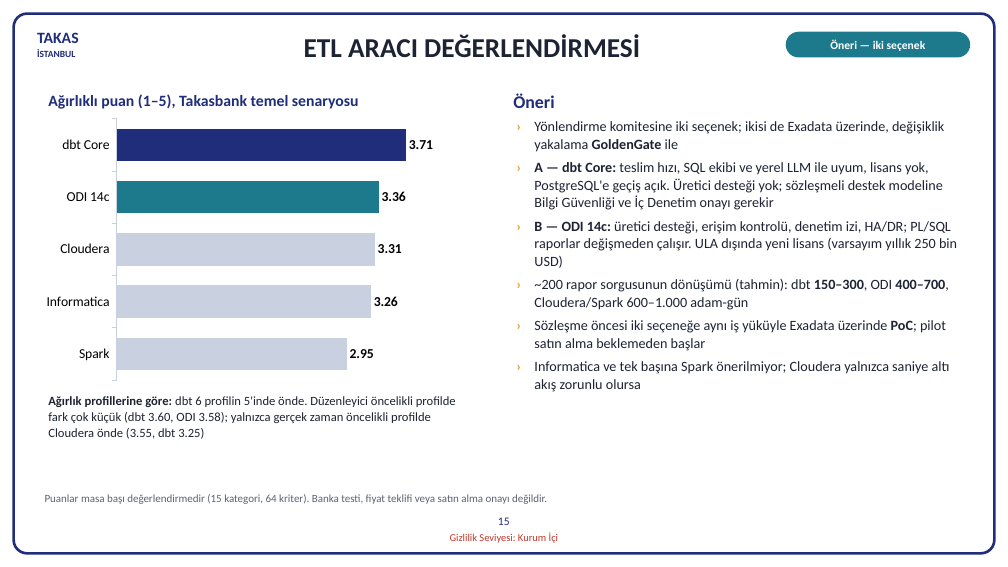
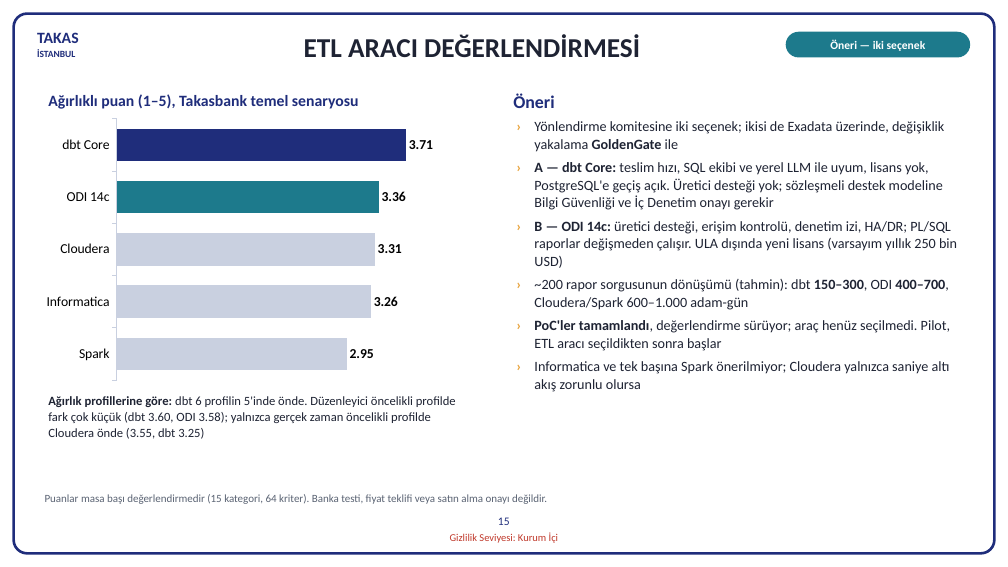
Before and after one commit to hanifidemirel0/Cursor-Projects, a slide deck: slide 15 of outputs/dwh-sunum-kasim-2026/5 - DWHSunum_Kasim2026.pptx. Drawn at 1008x567 pixels with LibreOffice and Linux fonts; fonts in the diff are those of the drawing. Boxes give left, top, right and bottom in pixels: in the first picture for what was removed or moved away, otherwise in the second. Text is boxed around its words. In the diff, an @@ line names an element or a change of style, - is before the commit and + after.

```diff
--- a/outputs/dwh-sunum-kasim-2026/5 - DWHSunum_Kasim2026.pptx
+++ b/outputs/dwh-sunum-kasim-2026/5 - DWHSunum_Kasim2026.pptx
@@ text at bbox=[534, 320, 950, 351]: text changed @@
-› Sözleşme öncesi iki seçeneğe aynı iş yüküyle Exadata üzerinde PoC; pilot satın alma beklemeden başlar
+› PoC'ler tamamlandı, değerlendirme sürüyor; araç henüz seçilmedi. Pilot, ETL aracı seçildikten sonra başlar
```
Also in this commit, not shown: 5 other slides changed, 5 other files.
